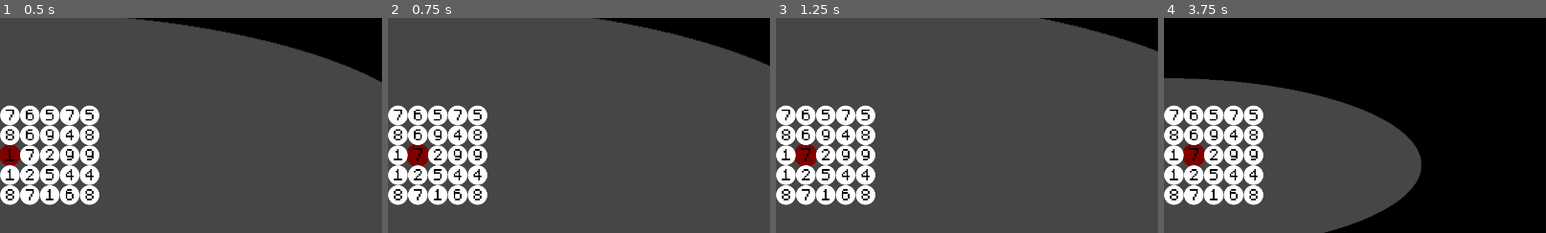
Above: before the commit, frames 1-4 (left to right).
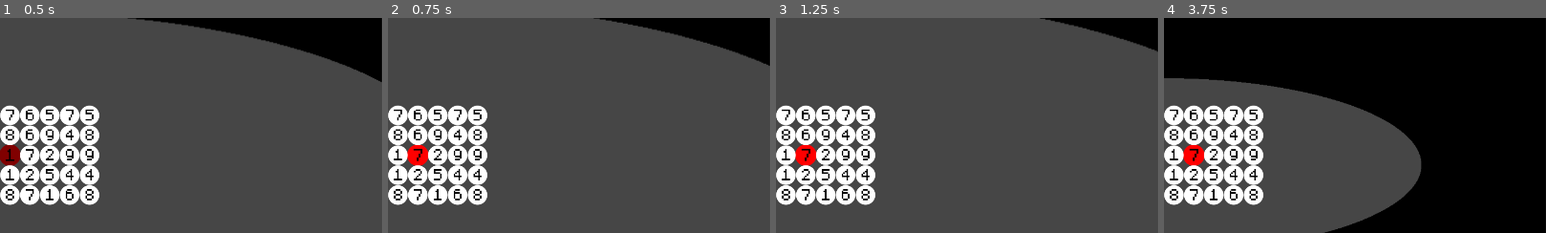
Above: after the commit, the same moments.

Repository: Spiraling-Time/count-down
Game: Godot game, scene res://Scenes/Main.tscn
Two runs of this game, one before a commit and one after it. Both use one fixed random seed, a clock stepped at 60 frames per second and the inputs below.
Inputs:
- Up to frame 1 (0.5 s): no input
- Up to frame 2 (0.75 s): hold D (right) from 0.53 s (still down); hold Space (select) from 0.53 s (still down)
- Up to frame 3 (1.25 s): keep holding D (right); keep holding Space (select)
- Up to frame 4 (3.75 s): release D (right) at 1.28 s; release Space (select) at 1.28 s; hold S (down) 1.28-2.03 s; tap Space (select) at 1.35, 2.85 s; hold D (right) 2.03-2.78 s; hold Space (select) 2.03-2.78 s; hold W (up) 2.78-3.53 s; hold A (left) from 3.53 s (still down); hold Space (select) from 3.53 s (still down)
The pictures show only the part of the screen within x 50-100%, y 16-66%; the shares and areas given below are measured in that part.

Frame 1 is identical in both runs. In frame 2, 0.5% of the frame differs, in the area x 5-11%, y 58-69%; in frame 3, 0.5%; in frame 4, 0.5%.

Commit message:
Update main.gd

Diff:
--- a/Code/main.gd
+++ b/Code/main.gd
@@ -72,6 +72,7 @@
 				#print(player_position, " ", highlighted.get(highlighted.size()-2))
 				var dif = (player_position-highlighted.get(highlighted.size()-2)).abs()
 				if dif.x > 1.0 or dif.y > 1.0:
+					print("wounded, do nothing")
 					highlighting = false
 					highlighted = []
 			else: highlighting = true
@@ -109,18 +110,21 @@
 
 
 	for numbers in gridNode.get_children():
-		if numbers.coordinates == player_position:
-			if Input.is_action_pressed("select"): numbers.scale = Vector2(1.2,1.2)
-			else: numbers.scale = Vector2(1.1,1.1)
+		if highlighted.find(numbers.coordinates) != -1:
+			if numbers.coordinates == player_position:
+				numbers.scale = Vector2(1.1,1.1)
+				numbers.z_index = -1
+				numbers.get_node("Sprite2D").z_index = -5
+			else:
+				numbers.scale = Vector2(1.1,1.1)
+				numbers.z_index = -2
+				numbers.get_node("Sprite2D").z_index = -6
+			numbers.modulate = Color.RED
+		elif numbers.coordinates == player_position:
+			numbers.scale = Vector2(1.1,1.1)
 			numbers.z_index = -1
 			numbers.get_node("Sprite2D").z_index = -5
 			numbers.modulate = Color.WEB_MAROON
-			#print(true)
-		elif highlighted.find(numbers.coordinates) != -1:
-			numbers.scale = Vector2(1.1,1.1)
-			numbers.z_index = -2
-			numbers.get_node("Sprite2D").z_index = -6
-			numbers.modulate = Color.RED
 		else:
 			numbers.scale = Vector2(1.0,1.0)
 			numbers.z_index = 0
